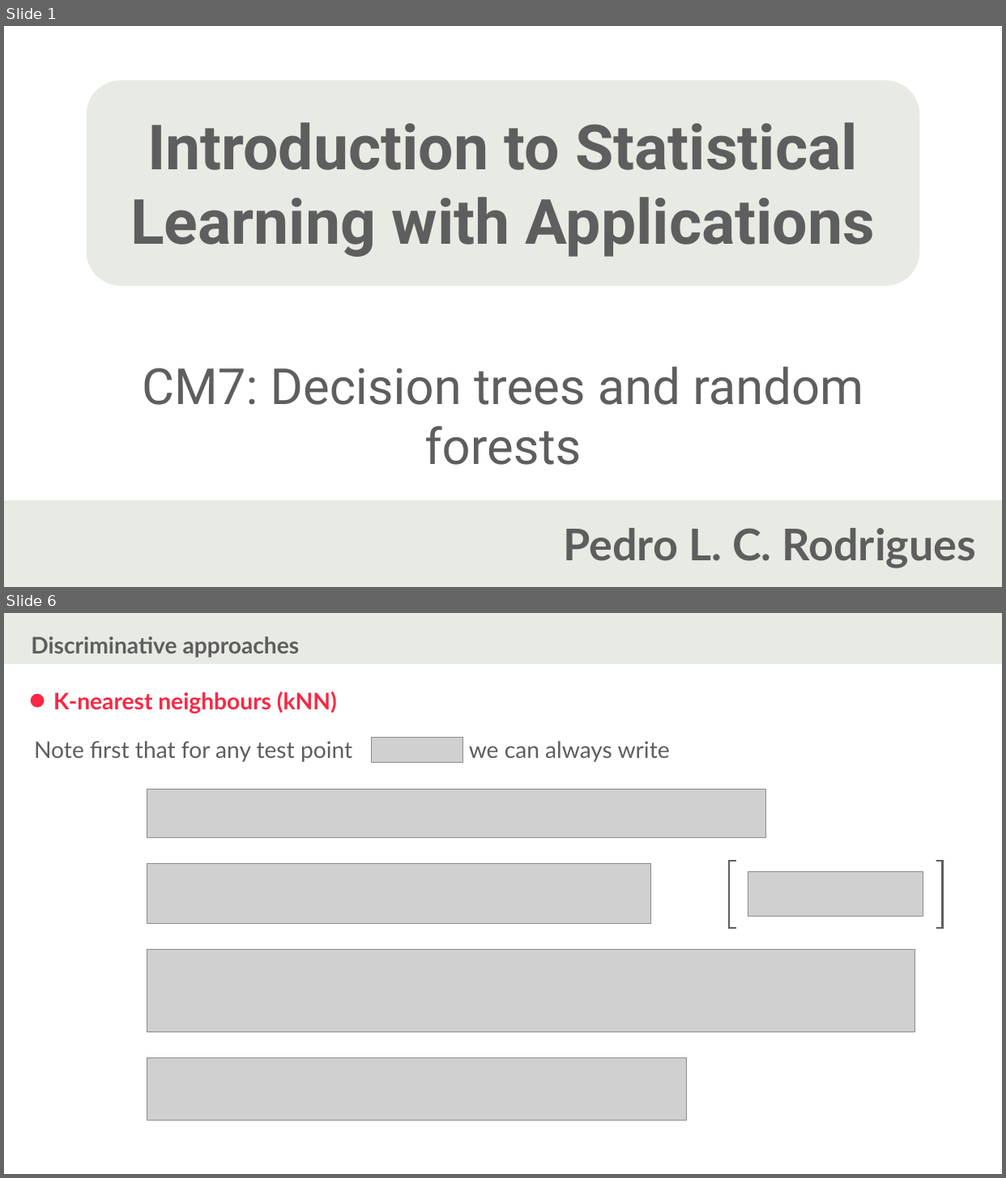
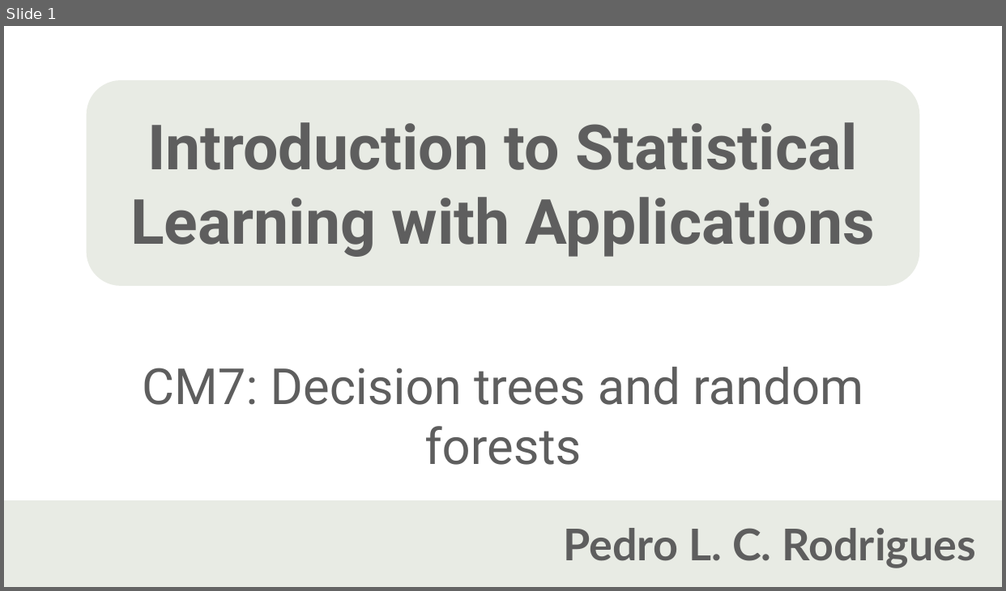
Before and after one commit to ISLA-Grenoble/2024-main, a slide deck: slides/CM07/2023/CM7-draft.pptx. Shown one above the other, each under a label of ours: slides 1 and 6 before the commit, slide 1 after it; the slides between them are not shown. The pictures are 1006x1178 and 1006x591 pixels, drawn with LibreOffice and Linux fonts; fonts in the diff are those of the drawing; grey boxes stand for pictures. Boxes give left, top, right and bottom in pixels: in the first picture for what was removed or moved away, otherwise in the second. Text is boxed around its words. In the diff, an @@ line names an element or a change of style, - is before the commit and + after.

```diff
--- a/slides/CM07/2023/CM7-draft.pptx
+++ b/slides/CM07/2023/CM7-draft.pptx
@@ slide 6 removed at <box>4,613,1002,1174</box>, background #FFFFFF @@
@@ rectangle removed at <box>4,613,1002,664</box> @@
@@ text removed at <box>31,636,300,658</box> @@
-Discriminative approaches
@@ ellipse removed at <box>30,694,44,707</box> @@
@@ text removed at <box>53,692,337,713</box> @@
-K-nearest neighbours (kNN)
@@ text removed at <box>34,741,670,762</box> @@
-Note first that for any test point we can always write
@@ picture removed at <box>372,737,463,762</box> @@
@@ picture removed at <box>147,789,766,837</box> @@
@@ picture removed at <box>147,864,651,924</box> @@
@@ rectangle removed at <box>730,861,943,928</box> @@
@@ rectangle removed at <box>736,857,936,867</box> @@
@@ picture removed at <box>748,872,924,917</box> @@
@@ rectangle removed at <box>736,922,936,932</box> @@
@@ picture removed at <box>147,950,915,1033</box> @@
@@ picture removed at <box>147,1059,688,1121</box> @@
```
Also in this commit, not shown: 3 slides changed, 11 slides added, 5 other slides removed, 14 other files.
